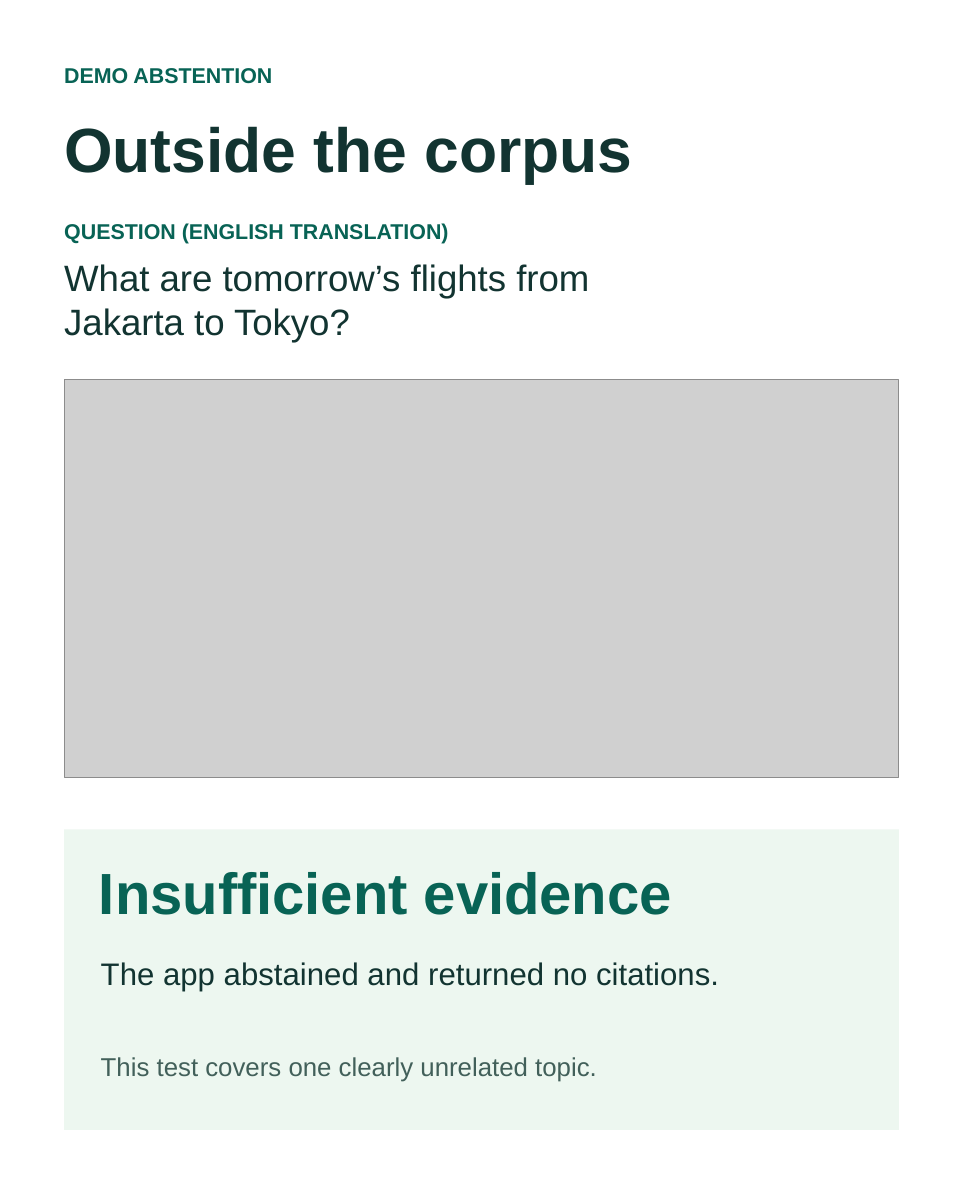
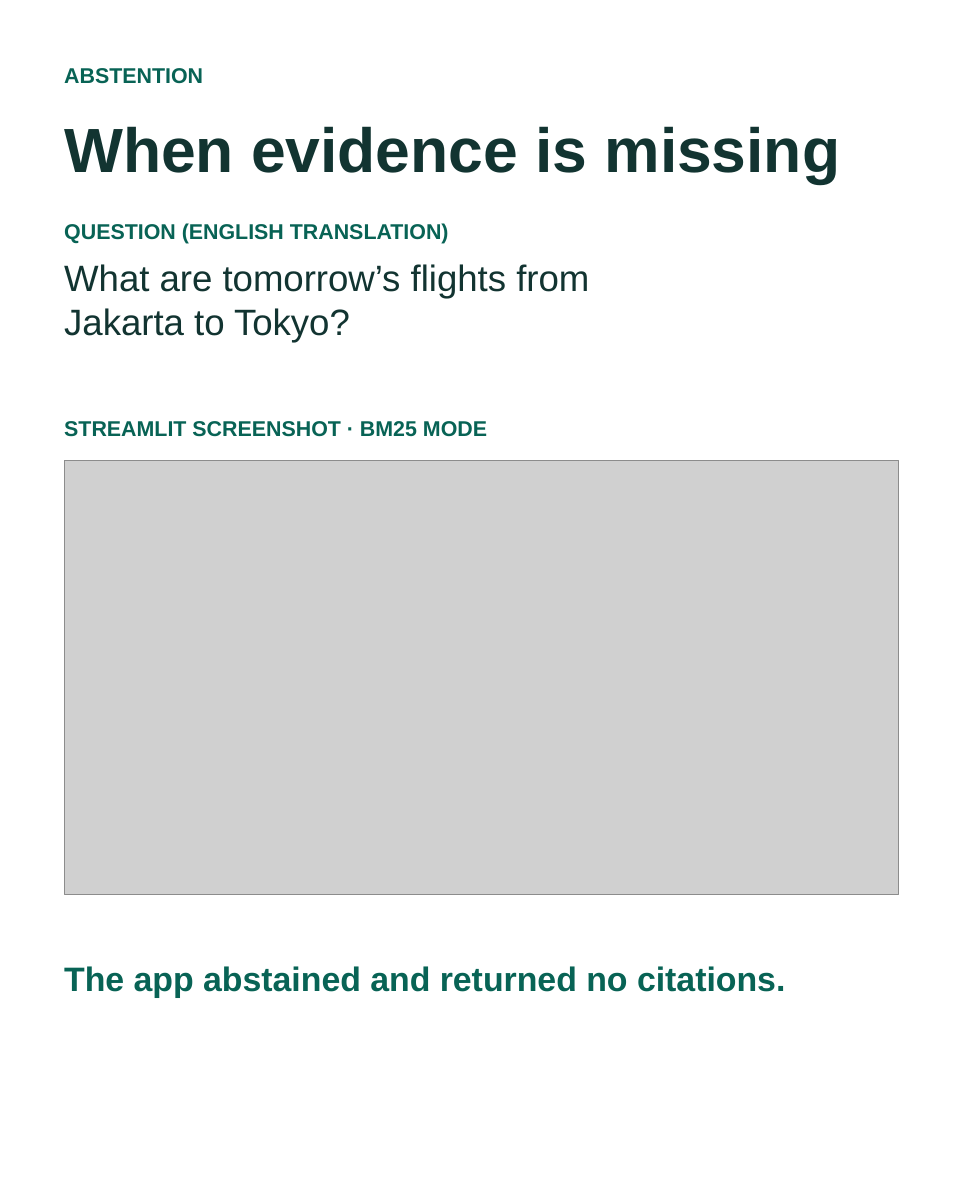
Before and after one commit to Awee3/regulaRAG, a slide deck: slide 6 of docs/portfolio/regularag-linkedin.pptx. Drawn at 963x1204 pixels with LibreOffice and Linux fonts; fonts in the diff are those of the drawing; grey boxes stand for pictures. Boxes give left, top, right and bottom in pixels: in the first picture for what was removed or moved away, otherwise in the second. Text is boxed around its words. In the diff, an @@ line names an element or a change of style, - is before the commit and + after.

Commit message:
docs: add LinkedIn demo and document Qdrant migration
Update the README and architecture documentation for the Qdrant Local retrieval flow.\n\nAdd the LinkedIn video walkthrough, playback documentation, demo artifacts, and refreshed portfolio carousel/report materials. Correct acceptance documentation and retain local verification findings without presenting AI review as human validation.

```diff
--- a/docs/portfolio/regularag-linkedin.pptx
+++ b/docs/portfolio/regularag-linkedin.pptx
@@ text at <box>64,68,203,84</box>: text changed @@
-DEMO ABSTENTION
+ABSTENTION
@@ text at <box>64,126,840,184</box>: text changed @@
-Outside the corpus
+When evidence is missing
@@ text added at <box>64,421,487,437</box>, 18 pt, text #086355, bold @@
+STREAMLIT SCREENSHOT · BM25 MODE
@@ picture: place and size @@
-picture at <box>64,380,899,777</box>
+picture at <box>64,461,899,895</box>
@@ rectangle removed at <box>64,829,899,1130</box> @@
@@ text removed at <box>99,872,672,915</box> @@
-Insufficient evidence
@@ text "The app abstained and returned ...": place and size @@
-text "The app abstained and returned ..." at <box>101,962,719,991</box>
+text "The app abstained and returned ..." at <box>64,966,785,998</box>
@@ text "The app abstained and returned ..." at <box>64,966,785,998</box>: size 26.2 to 28.5 pt, text colour #123431 to #086355, bold on @@
@@ text removed at <box>101,1057,597,1082</box> @@
-This test covers one clearly unrelated topic.
```
Also in this commit, not shown: 2 other slides changed, 5 slides added, 5 slides removed, 18 other files.
